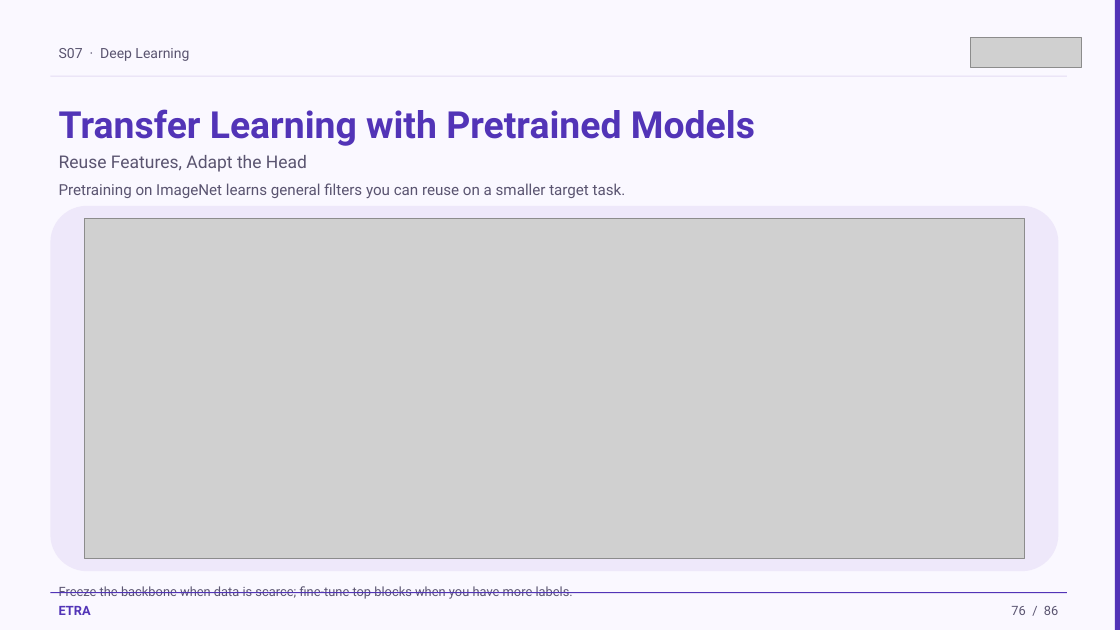
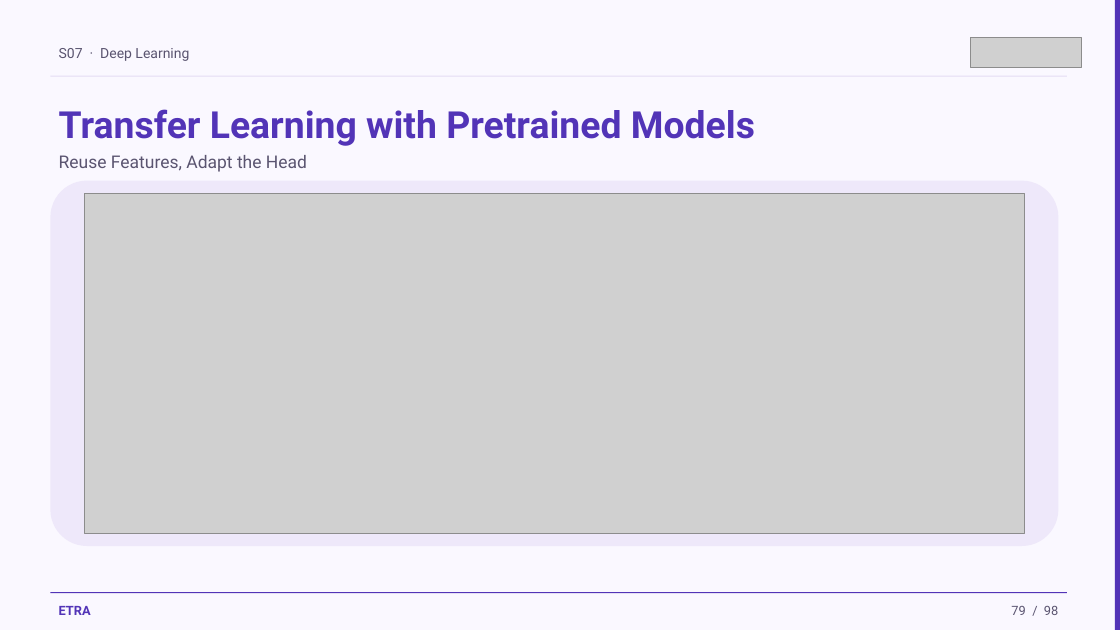
Before and after one commit to iksasa15/AI-ML, a slide deck: slide 79 of web-presentation/pdf-exports/Week2-Session1-Deep-Learning.pptx (slide 76 before the commit). Drawn at 1120x630 pixels with LibreOffice and Linux fonts; fonts in the diff are those of the drawing; grey boxes stand for pictures. Boxes give left, top, right and bottom in pixels: in the first picture for what was removed or moved away, otherwise in the second. Text is boxed around its words. In the diff, an @@ line names an element or a change of style, - is before the commit and + after.

```diff
--- a/web-presentation/pdf-exports/Week2-Session1-Deep-Learning.pptx
+++ b/web-presentation/pdf-exports/Week2-Session1-Deep-Learning.pptx
@@ rounded rectangle: place and size @@
-rounded rectangle at [50,206,1059,571]
+rounded rectangle at [50,181,1059,546]
@@ text removed at [59,183,626,198] @@
-Pretraining on ImageNet learns general filters you can reuse on a smaller target task.
@@ picture: place and size @@
-picture at [84,218,1024,559]
+picture at [84,193,1024,534]
@@ text removed at [59,586,573,599] @@
-Freeze the backbone when data is scarce; fine-tune top blocks when you have more labels.
@@ text at [1011,606,1058,615]: text changed @@
-76 / 86
+79 / 98
```
Also in this commit, not shown: 81 other slides changed, 15 slides added, 3 slides removed, 5 other files.
